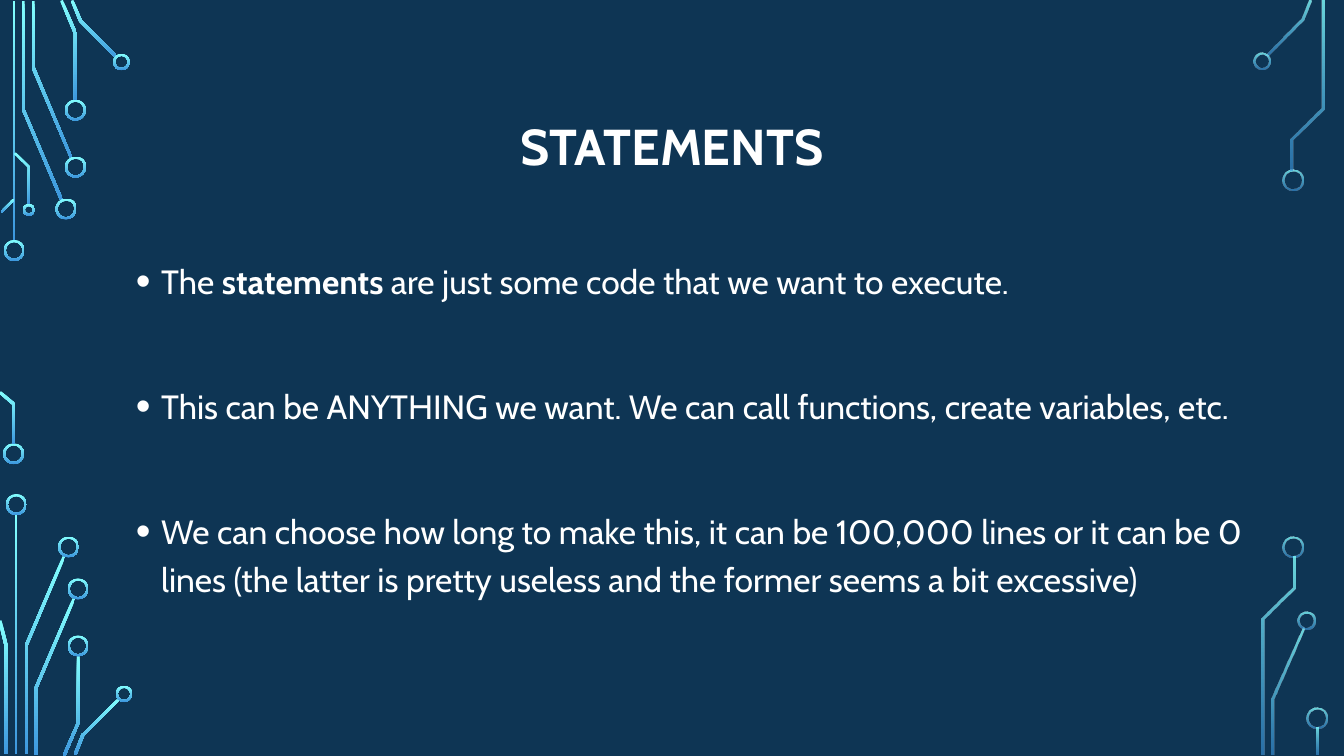
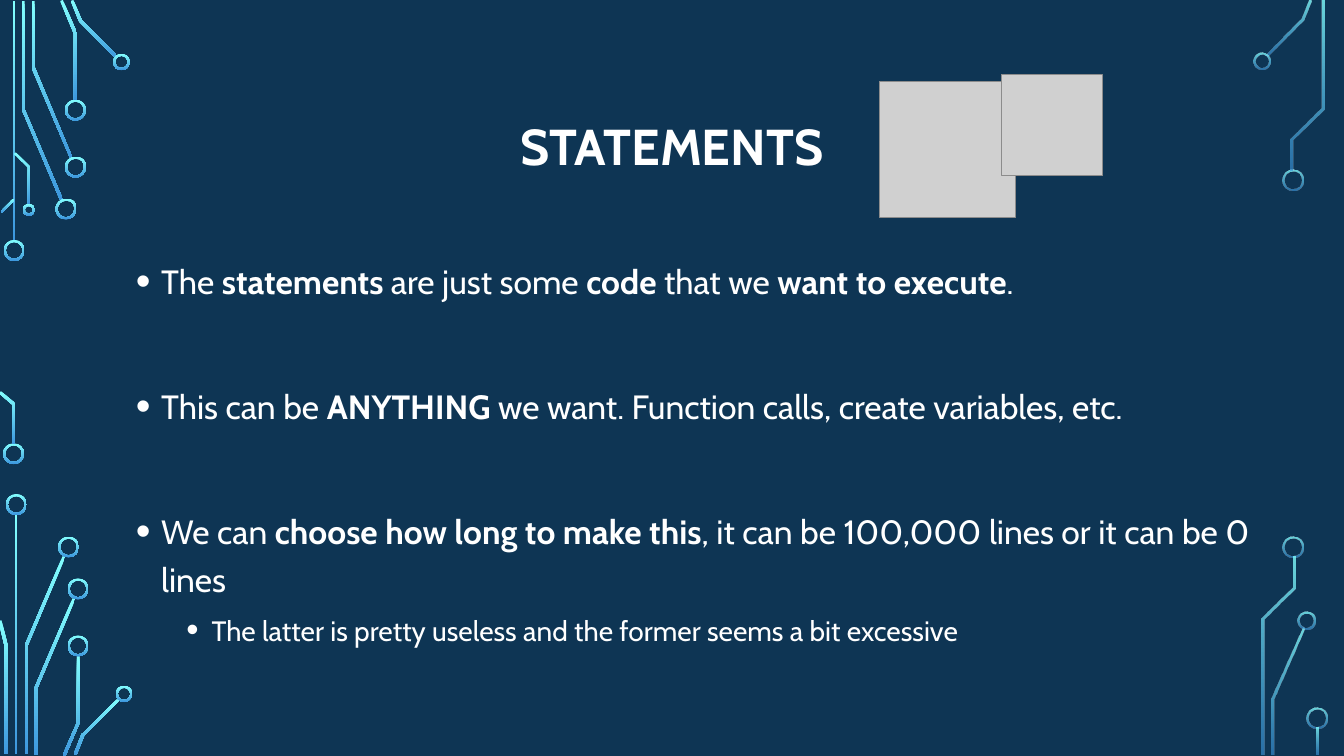
Before and after one commit to psypdt/ZIS_C-_Summer_Course_2019, a slide deck: slide 10 of Day_3/Day_3.pptx. Drawn at 1344x756 pixels with LibreOffice and Linux fonts; fonts in the diff are those of the drawing; grey boxes stand for pictures; background and template pictures are left out. Boxes give left, top, right and bottom in pixels: in the first picture for what was removed or moved away, otherwise in the second. Text is boxed around its words. In the diff, an @@ line names an element or a change of style, - is before the commit and + after.

```diff
--- a/Day_3/Day_3.pptx
+++ b/Day_3/Day_3.pptx
@@ picture added at (880, 82, 1016, 218) @@
@@ picture added at (1002, 75, 1103, 175) @@
@@ text at (161, 268, 1014, 302): bold on in "code want to execute." @@
@@ text at (161, 393, 1249, 647): text changed @@
-• This can be ANYTHING we want. We can call functions, create variables, etc.
-• We can choose how long to make this, it can be 100,000 lines or it can be 0 lines (the latter is pretty useless and the former seems a bit excessive)
+• This can be ANYTHING we want. Function calls, create variables, etc.
+• We can choose how long to make this, it can be 100,000 lines or it can be 0 lines
+  • The latter is pretty useless and the former seems a bit excessive
```
Also in this commit, not shown: 4 other slides changed.
